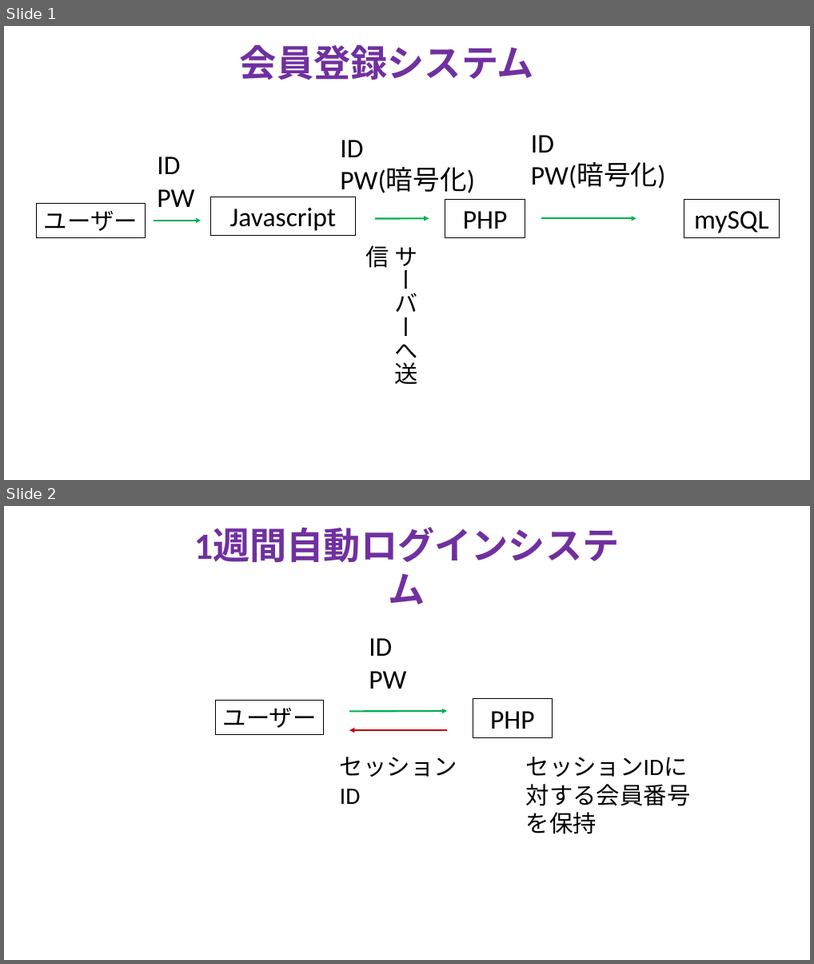
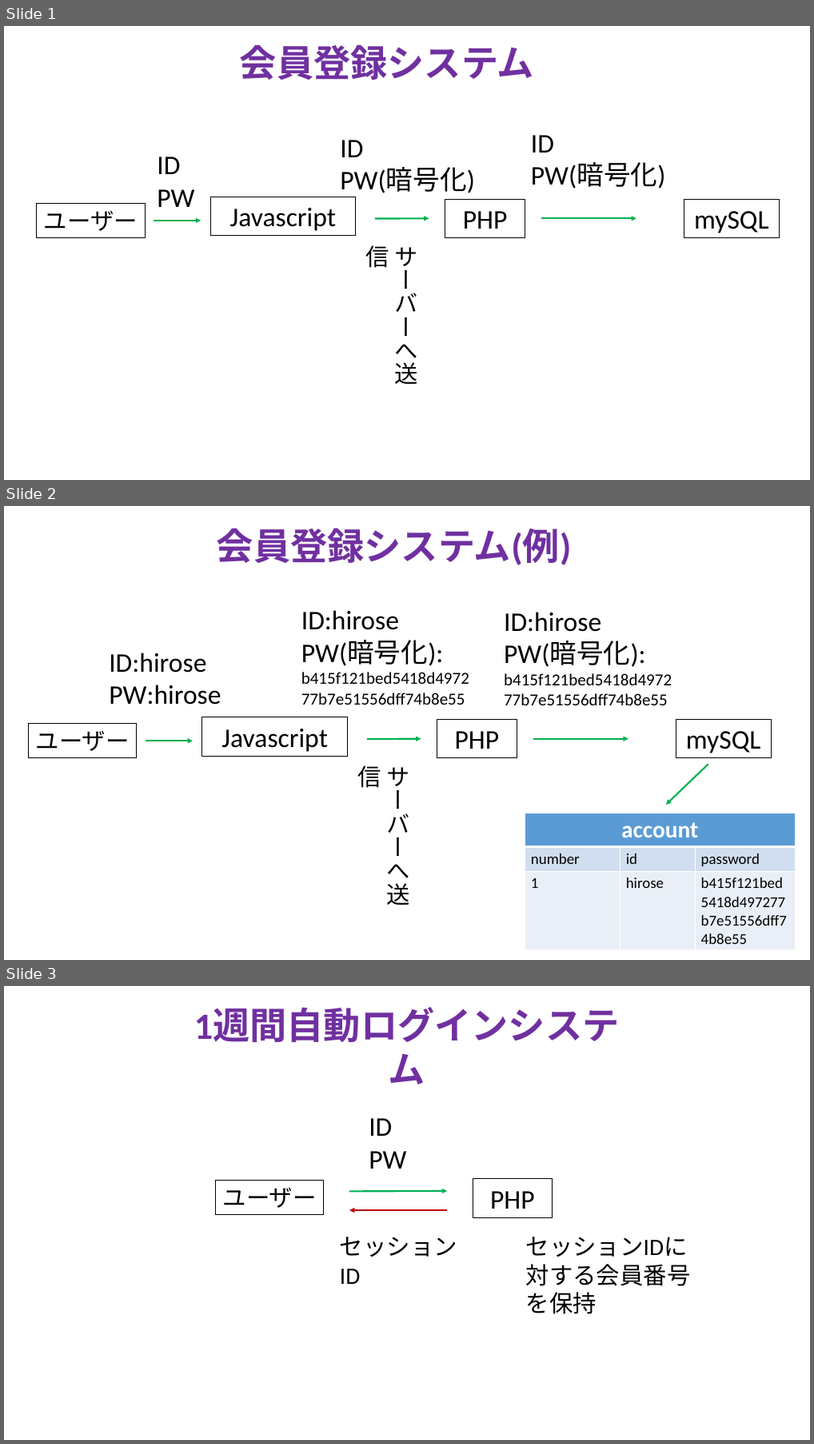
Before and after one commit to TakanoriOnuma/WebApplication, a slide deck: design/Webアプリケーションシステム.pptx. Shown one above the other, each under a label of ours: slides 1 and 2 before the commit, slides 1, 2 and 3 after it. The pictures are 814x964 and 814x1444 pixels, drawn with LibreOffice and Linux fonts; fonts in the diff are those of the drawing. Boxes give left, top, right and bottom in pixels: in the first picture for what was removed or moved away, otherwise in the second. Text is boxed around its words. In the diff, an @@ line names an element or a change of style, - is before the commit and + after.

Commit message:
登録システム、ログインシステムの例を作成
具体的な例を挙げて理解を深めやすくし、
またテストケースにもなるため作成した。

```diff
--- a/design/Webアプリケーションシステム.pptx
+++ b/design/Webアプリケーションシステム.pptx
@@ slide 2 added at (4,506,810,960), background #FFFFFF @@
@@ text added at (217,528,572,565), 44 pt, text #7030A0, bold @@
+会員登録システム(例)
@@ text added at (302,610,444,666), 20 pt, text #000000 @@
+ID:hirose
+PW(暗号化):
+b415f121bed5418d497277b7e51556dff74b8e55
@@ text added at (504,612,646,667), 20 pt, text #000000 @@
+ID:hirose
+PW(暗号化):
+b415f121bed5418d497277b7e51556dff74b8e55
@@ text added at (109,652,221,704), 32 pt, text #000000 @@
+ID:hirose
+PW:hirose
@@ rectangle added at (202,717,348,756), outline #000000 0.75 pt, 32 pt, text #000000 @@
+Javascript
@@ rectangle added at (438,720,518,758), outline #000000 0.75 pt, 32 pt, text #000000 @@
+PHP
@@ rectangle added at (677,720,772,758), outline #000000 0.75 pt, 32 pt, text #000000 @@
+mySQL
@@ rectangle added at (28,723,137,758), outline #000000 0.75 pt, 28 pt, text #000000 @@
+ユーザー
@@ arrow added from (146, 740) to (193, 740), #00B050 2 pt @@
@@ arrow added from (367, 739) to (422, 739), #00B050 2 pt @@
@@ arrow added from (534, 739) to (629, 739), #00B050 2 pt @@
@@ text added at (386,767,410,904), 28 pt, text #000000 @@
+サーバーへ送信
@@ arrow added from (709, 764) to (666, 804), #00B050 2 pt @@
@@ table added at (526,812,795,950), 3 rows, 3 columns @@
+account |  | 
+number | id | password
+1 | hirose | b415f121bed5418d497277b7e51556dff74b8e55
@@ what was slide 2 is now slide 3 @@
```
Also in this commit, not shown: 1 other slide added.
